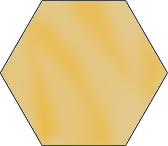
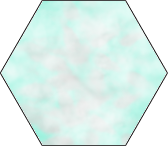
Layers edited between the first and the second 168×146 image:
renamed "Layer #1" to "Dune", hid it over [2, 1, 166, 145]
added layer "Ice" above "Ocean" over [2, 1, 166, 145]
